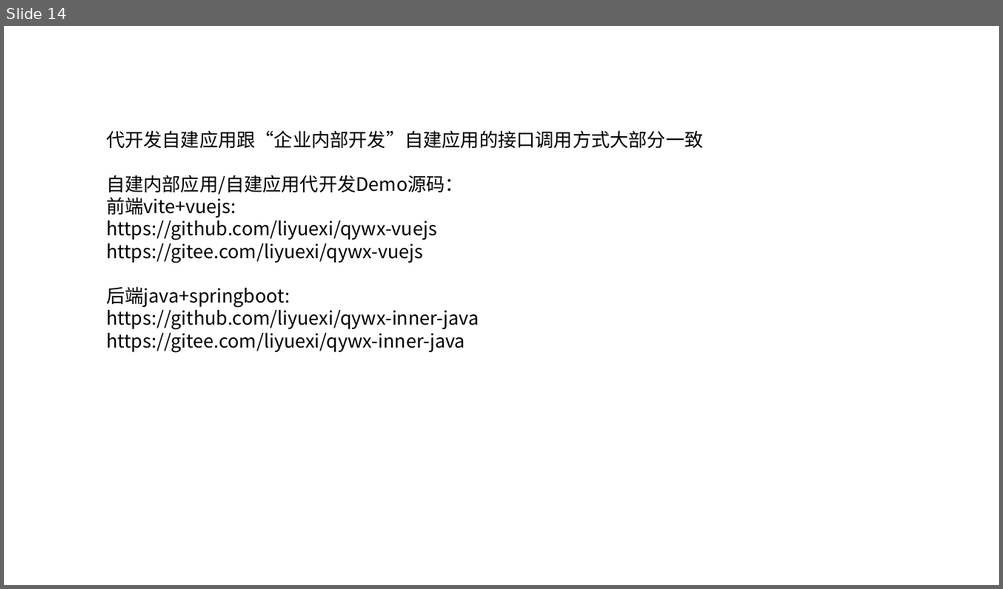
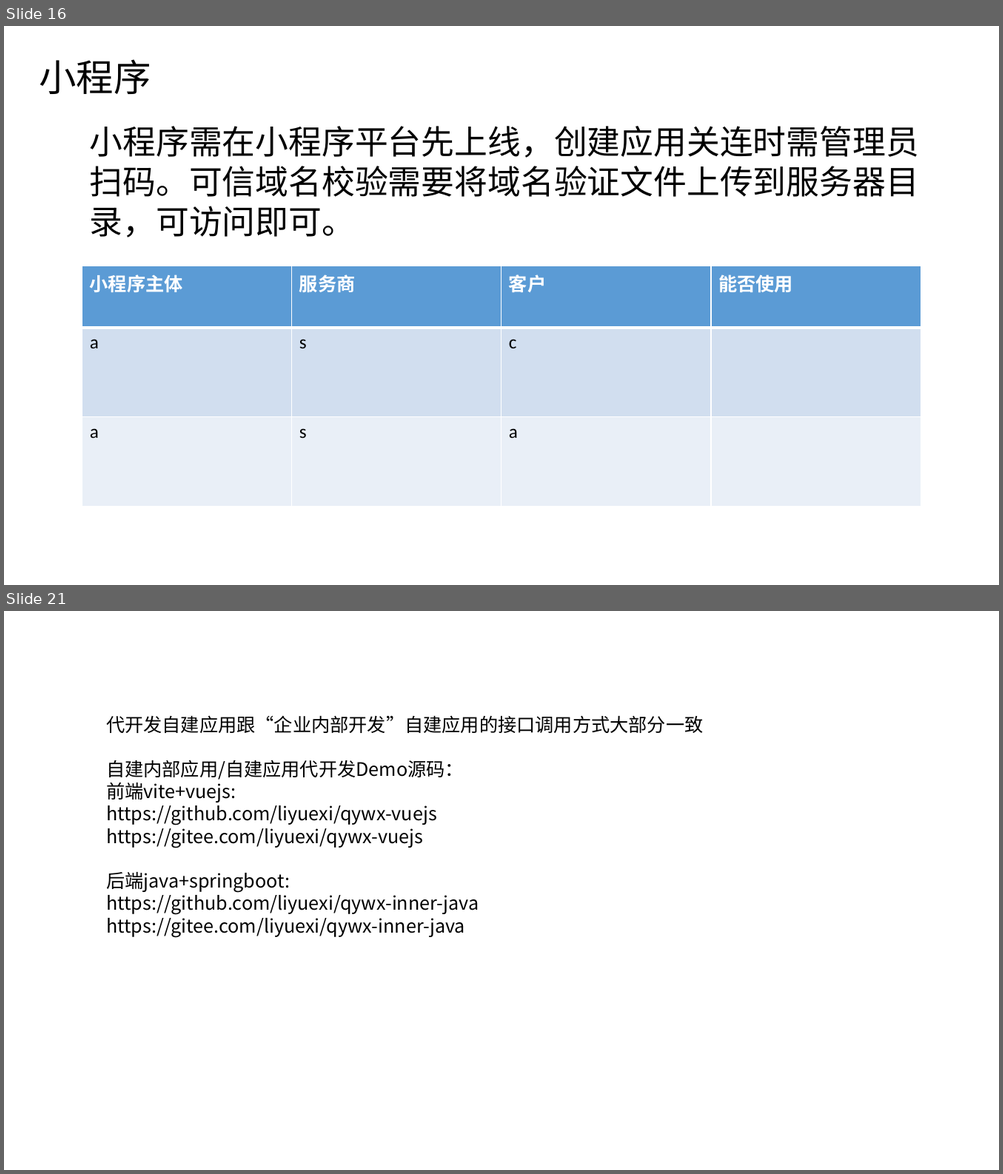
Before and after one commit to liyuexi/qywx-inner-java, a slide deck: 企业微信开发自建应用代开发篇.pptx. Shown one above the other, each under a label of ours: slide 14 before the commit, slides 16 and 21 after it; the slides between them are not shown. The pictures are 1003x589 and 1003x1174 pixels, drawn with LibreOffice and Linux fonts; fonts in the diff are those of the drawing. Boxes give left, top, right and bottom in pixels: in the first picture for what was removed or moved away, otherwise in the second. Text is boxed around its words. In the diff, an @@ line names an element or a change of style, - is before the commit and + after.

Commit message:
自建应用代开发小程序教程ppt

```diff
--- a/企业微信开发自建应用代开发篇.pptx
+++ b/企业微信开发自建应用代开发篇.pptx
@@ slide 16 added at (x1=4, y1=26, x2=999, y2=585), background #FFFFFF @@
@@ title added at (x1=39, y1=59, x2=151, y2=94), 36 pt, text #000000 @@
+小程序
@@ text added at (x1=90, y1=126, x2=919, y2=238), 32 pt, text #000000 @@
+小程序需在小程序平台先上线，创建应用关连时需管理员扫码。可信域名校验需要将域名验证文件上传到服务器目录，可访问即可。
@@ table added at (x1=82, y1=266, x2=921, y2=507), 3 rows, 4 columns @@
+小程序主体 | 服务商 | 客户 | 能否使用
+a | s | c | 
+a | s | a | 
@@ what was slide 14 is now slide 21 @@
```
Also in this commit, not shown: 2 slides changed, 6 other slides added.
